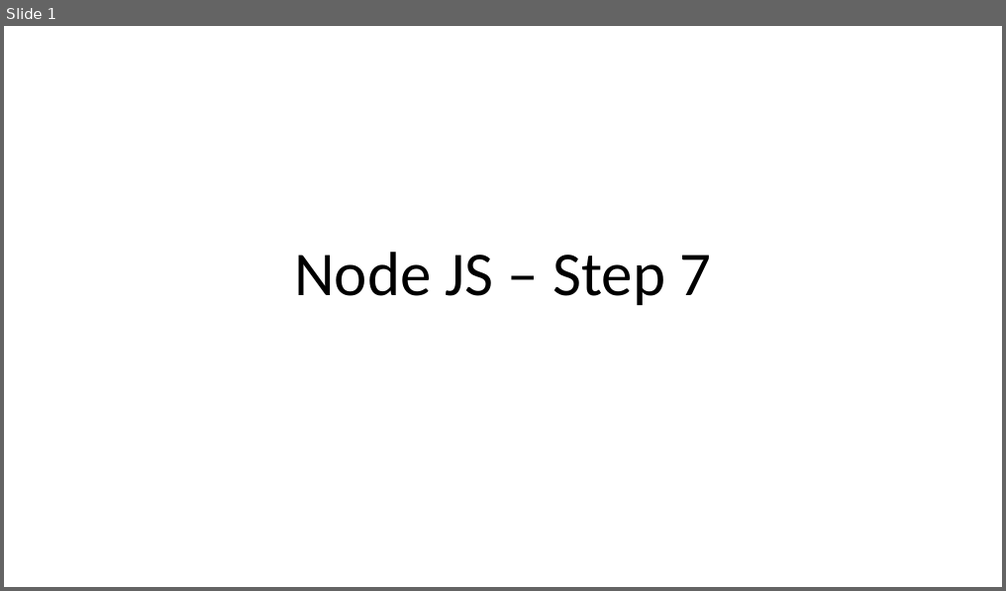
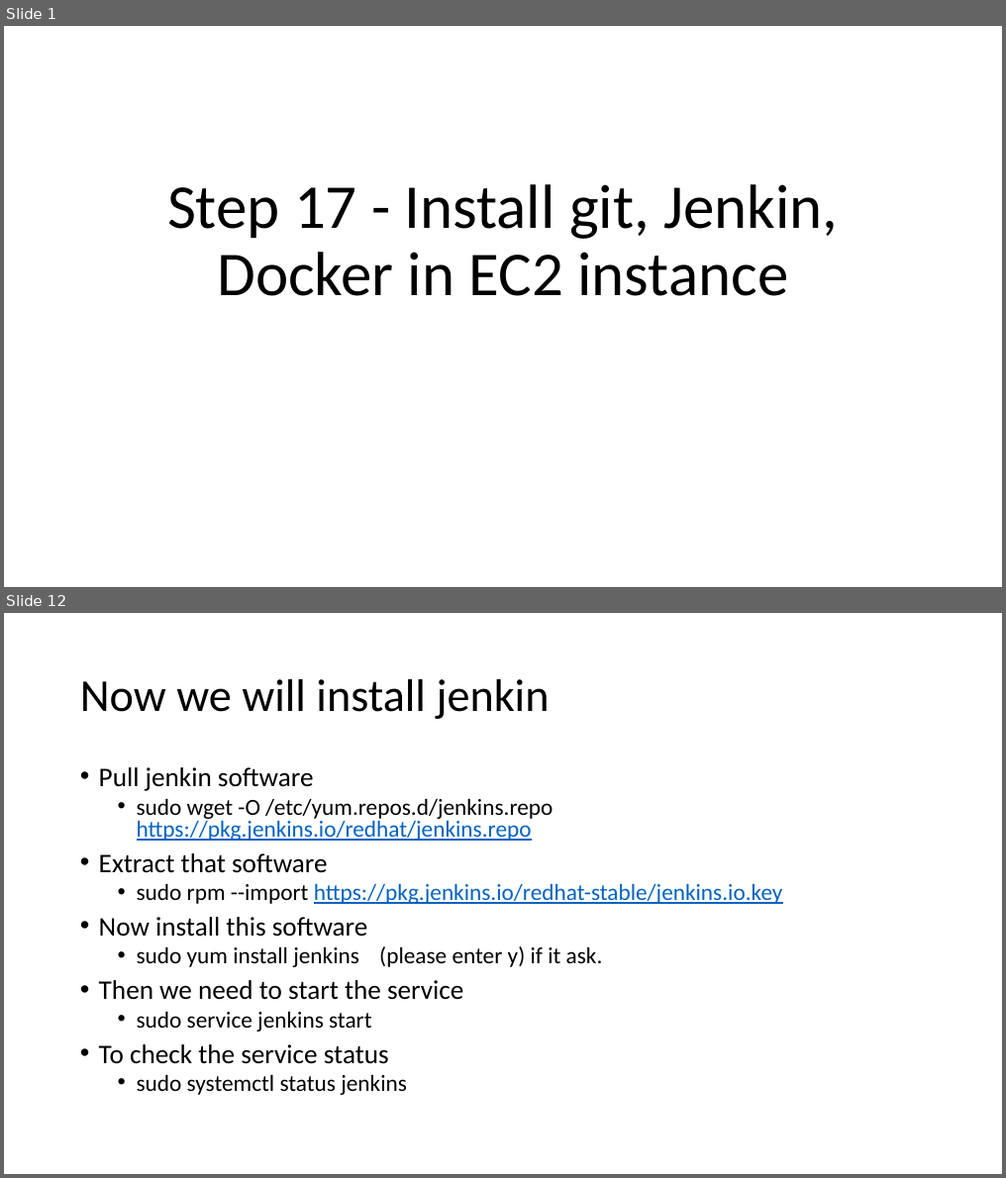
Before and after one commit to Kaleakash/mean_stack_running_capstone, a slide deck: Phase 4/Step 17 - Install git, Jenkin, Docker in EC2 instance.pptx. Shown one above the other, each under a label of ours: slide 1 before the commit, slides 1 and 12 after it; the slides between them are not shown. The pictures are 1006x591 and 1006x1178 pixels, drawn with LibreOffice and Linux fonts; fonts in the diff are those of the drawing. Boxes give left, top, right and bottom in pixels: in the first picture for what was removed or moved away, otherwise in the second. Text is boxed around its words. In the diff, an @@ line names an element or a change of style, - is before the commit and + after.

```diff
--- a/Phase 4/Step 17 - Install git, Jenkin, Docker in EC2 instance.pptx
+++ b/Phase 4/Step 17 - Install git, Jenkin, Docker in EC2 instance.pptx
@@ slide 12 added at bbox=[4, 613, 1002, 1174], background #FFFFFF @@
@@ title added at bbox=[80, 679, 549, 719], 44 pt, text #000000 @@
+Now we will install jenkin
@@ text added at bbox=[99, 767, 783, 1095], 22.2 pt, text #000000 @@
+• Pull jenkin software
+  • sudo wget -O /etc/yum.repos.d/jenkins.repo https://pkg.jenkins.io/redhat/jenkins.repo
+• Extract that software
+  • sudo rpm --import https://pkg.jenkins.io/redhat-stable/jenkins.io.key
+• Now install this software
+  • sudo yum install jenkins (please enter y) if it ask.
+• Then we need to start the service
+  • sudo service jenkins start
+• To check the service status
+  • sudo systemctl status jenkins
@@ slide 1 changed as well @@
@@ title at bbox=[167, 184, 838, 296]: text changed @@
-Node JS – Step 7
+Step 17 - Install git, Jenkin, Docker in EC2 instance
```
Also in this commit, not shown: 24 other slides added, 7 slides removed, 7 other files.
